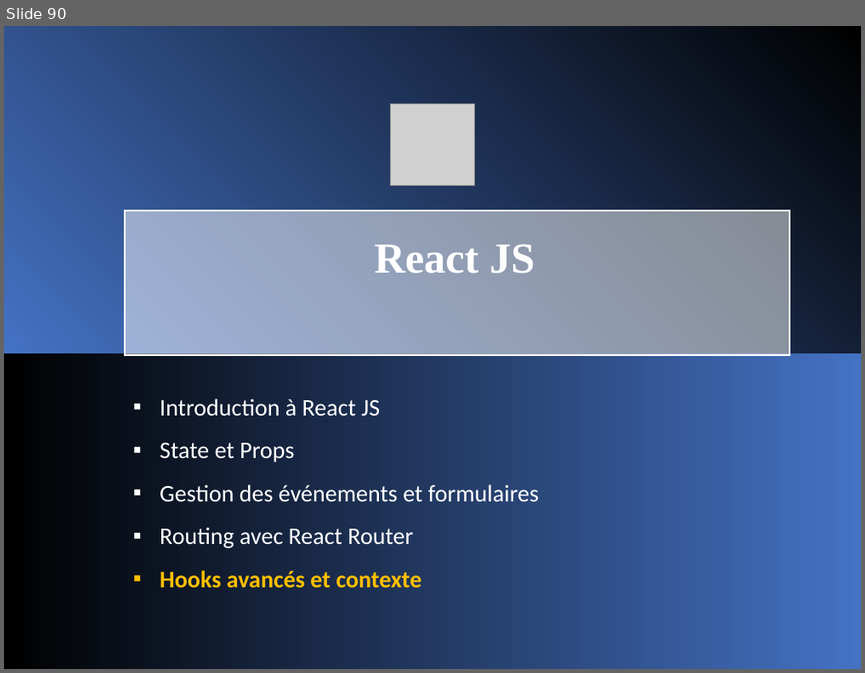
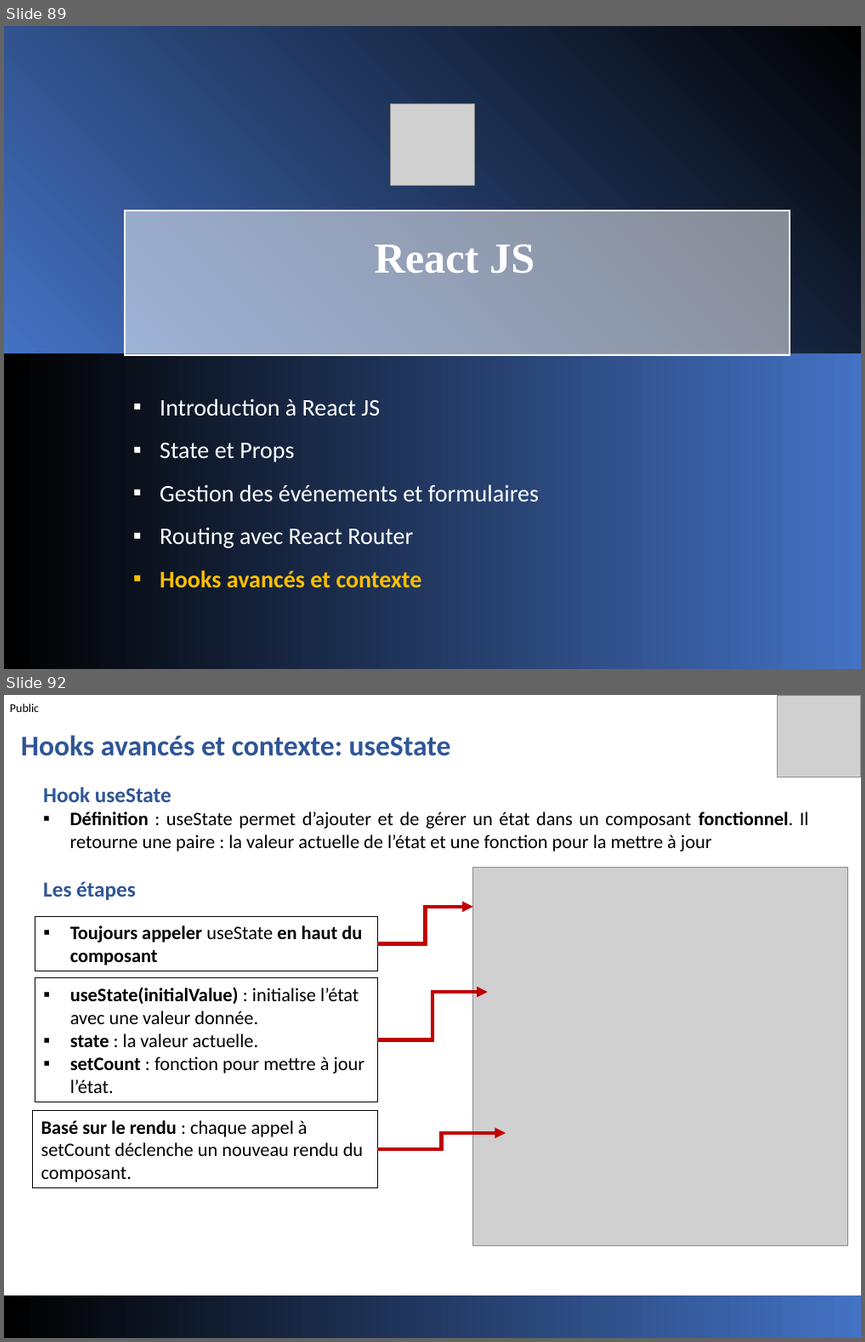
Before and after one commit to jeouit/REACT, a slide deck: Formation Front-V1-4.pptx. Shown one above the other, each under a label of ours: slide 90 before the commit, slides 89 and 92 after it; the slides between them are not shown. The pictures are 865x673 and 865x1342 pixels, drawn with LibreOffice and Linux fonts; fonts in the diff are those of the drawing; grey boxes stand for pictures. Boxes give left, top, right and bottom in pixels: in the first picture for what was removed or moved away, otherwise in the second. Text is boxed around its words. In the diff, an @@ line names an element or a change of style, - is before the commit and + after.

```diff
--- a/Formation Front-V1-4.pptx
+++ b/Formation Front-V1-4.pptx
@@ slide 92 added at <box>4,695,861,1338</box>, background #FFFFFF @@
@@ text added at <box>10,703,39,712</box>, 10 pt, text #000000 @@
+Public
@@ picture added at <box>777,695,861,777</box> @@
@@ text added at <box>21,735,451,756</box>, 24 pt, text #2F5597, bold @@
+Hooks avancés et contexte: useState
@@ text added at <box>43,787,809,900</box>, 16 pt, text #000000 @@
+  Hook useState
+▪ Définition : useState permet d’ajouter et de gérer un état dans un composant fonctionnel. Il retourne une paire : la valeur actuelle de l’état et une fonction pour la mettre à jour
+Les étapes
@@ picture added at <box>472,868,847,1245</box> @@
@@ rectangle added at <box>35,916,377,971</box>, outline #000000 0.75 pt, 16 pt, text #000000, bold @@
+▪ Toujours appeler useState en haut du composant
@@ elbow arrow added from (377, 943) to (472, 907), #C00000 3 pt @@
@@ rectangle added at <box>35,978,377,1102</box>, outline #000000 0.75 pt, 16 pt, text #000000 @@
+▪ useState(initialValue) : initialise l’état avec une valeur donnée.
+▪ state : la valeur actuelle.
+▪ setCount : fonction pour mettre à jour l’état.
@@ elbow arrow added from (377, 1039) to (488, 992), #C00000 3 pt @@
@@ rectangle added at <box>32,1110,376,1188</box>, outline #000000 0.75 pt, 16 pt, text #000000 @@
+Basé sur le rendu : chaque appel à setCount déclenche un nouveau rendu du composant.
@@ elbow arrow added from (377, 1149) to (506, 1133), #C00000 3 pt @@
@@ rectangle added at <box>4,1296,861,1338</box>, fill gradient #000000 to #4472C4 @@
@@ what was slide 90 is now slide 89 @@
```
Also in this commit, not shown: 9 slides changed, 7 other slides added, 7 slides removed.
